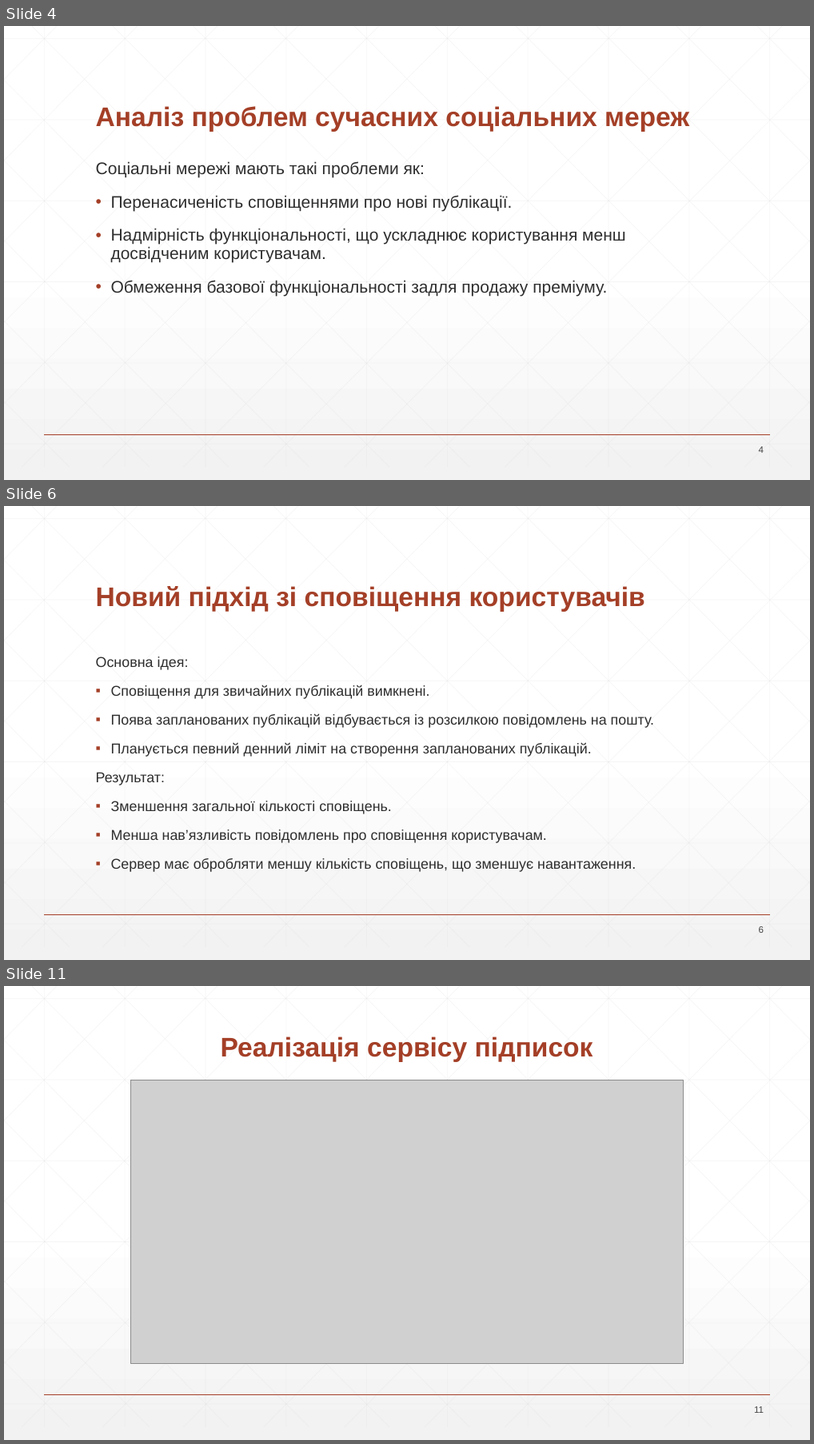
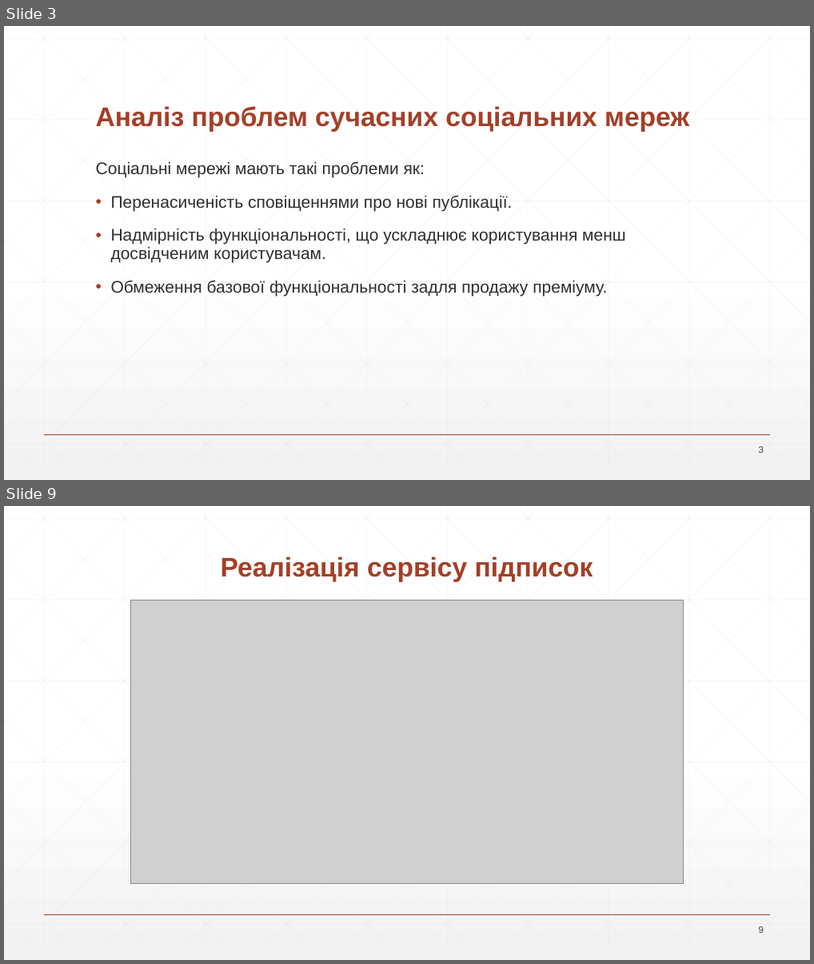
Before and after one commit to NureBiletskyiDanylo/2025_B_KKP_PZPI-22-6_Biletskyi_D_A, a slide deck: 2025_Б_ККП_ПЗПІ-22-6_Білецький_Д_А/2025_Б_ККП_ПЗПІ-22-6_Білецький_Д_А.pptx. Shown one above the other, each under a label of ours: slides 4, 6 and 11 before the commit, slides 3 and 9 after it; the slides between them are not shown. The pictures are 814x1444 and 814x964 pixels, drawn with LibreOffice and Linux fonts; fonts in the diff are those of the drawing; grey boxes stand for pictures. Boxes give left, top, right and bottom in pixels: in the first picture for what was removed or moved away, otherwise in the second. Text is boxed around its words. In the diff, an @@ line names an element or a change of style, - is before the commit and + after.

```diff
--- a/2025_Б_ККП_ПЗПІ-22-6_Білецький_Д_А/2025_Б_ККП_ПЗПІ-22-6_Білецький_Д_А.pptx
+++ b/2025_Б_ККП_ПЗПІ-22-6_Білецький_Д_А/2025_Б_ККП_ПЗПІ-22-6_Білецький_Д_А.pptx
@@ slide 6 removed at (4, 506, 810, 960), background gradient #FFFFFF to #F2F2F2; not listed: 47 template elements that a slide beside it also shows @@
@@ title removed at (96, 586, 646, 612) @@
-Новий підхід зі сповіщення користувачів
@@ text removed at (96, 656, 654, 872) @@
-Основна ідея:
-▪ Сповіщення для звичайних публікацій вимкнені.
-▪ Поява запланованих публікацій відбувається із розсилкою повідомлень на пошту.
-▪ Планується певний денний ліміт на створення запланованих публікацій.
-Результат:
-▪ Зменшення загальної кількості сповіщень.
-▪ Менша нав’язливість повідомлень про сповіщення користувачам.
-▪ Сервер має обробляти меншу кількість сповіщень, що зменшує навантаження.
@@ page number removed at (759, 926, 764, 932) @@
-6
@@ what was slide 4 is now slide 3 @@
@@ page number at (759, 446, 764, 452): text changed @@
-4
+3
@@ what was slide 11 is now slide 9 @@
@@ page number at (759, 926, 764, 932): text changed @@
-11
+9
```
Also in this commit, not shown: 5 slides changed, 2 slides added, 3 other slides removed.
